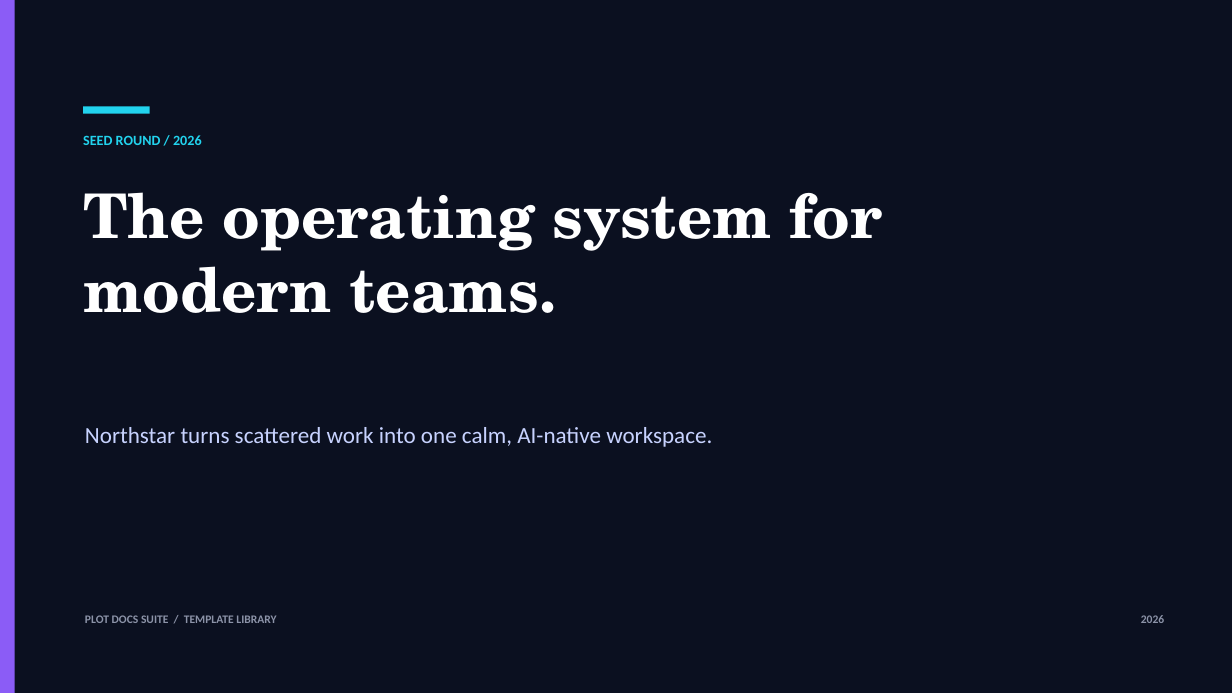
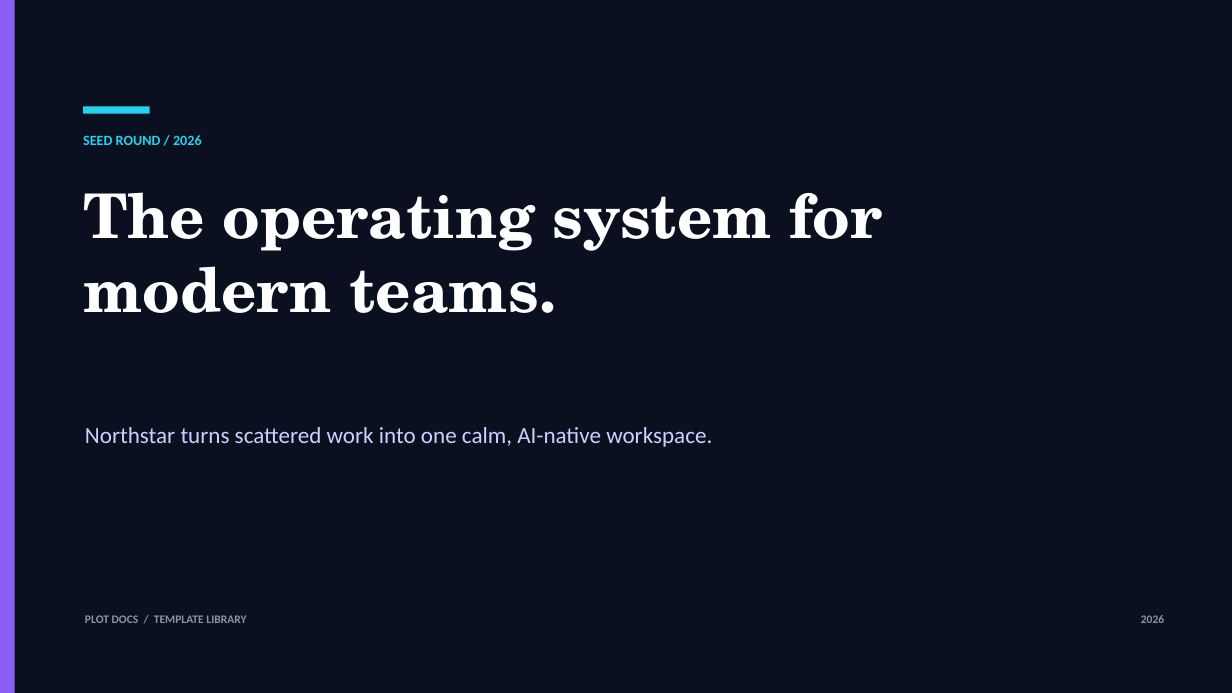
Before and after one commit to sukhee-2626/plot-docs, a slide deck: slide 1 of apps/shell/resources/templates/Startup Pitch.pptx. Drawn at 1232x693 pixels with LibreOffice and Linux fonts; fonts in the diff are those of the drawing. Boxes give left, top, right and bottom in pixels: in the first picture for what was removed or moved away, otherwise in the second. Text is boxed around its words. In the diff, an @@ line names an element or a change of style, - is before the commit and + after.

Commit message:
docs: add Windows download and real Plot Docs screenshots
Refresh bundled templates without legacy branding, add the Windows EXE download link, and include screenshots of every editor plus the local account flow.

```diff
--- a/apps/shell/resources/templates/Startup Pitch.pptx
+++ b/apps/shell/resources/templates/Startup Pitch.pptx
@@ text at bbox=[85, 615, 246, 623]: text changed @@
-PLOT DOCS SUITE / TEMPLATE LIBRARY
+PLOT DOCS / TEMPLATE LIBRARY
```
Also in this commit, not shown: 5 other slides changed, 26 other files.
